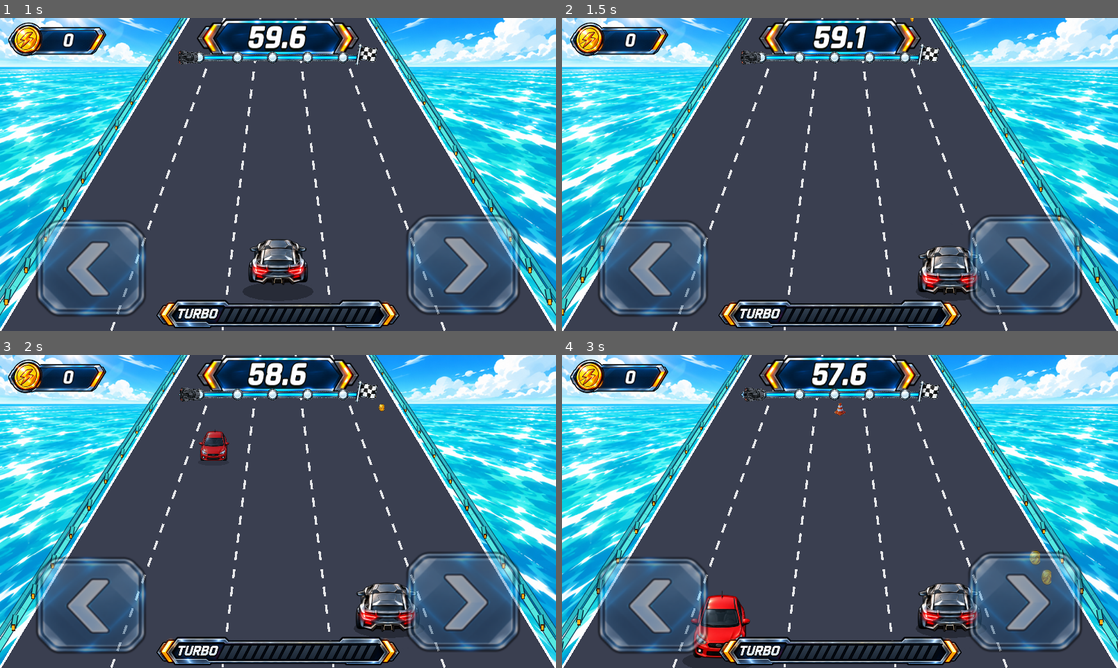
Above: before the commit, frames 1-4 (two rows, left to right).
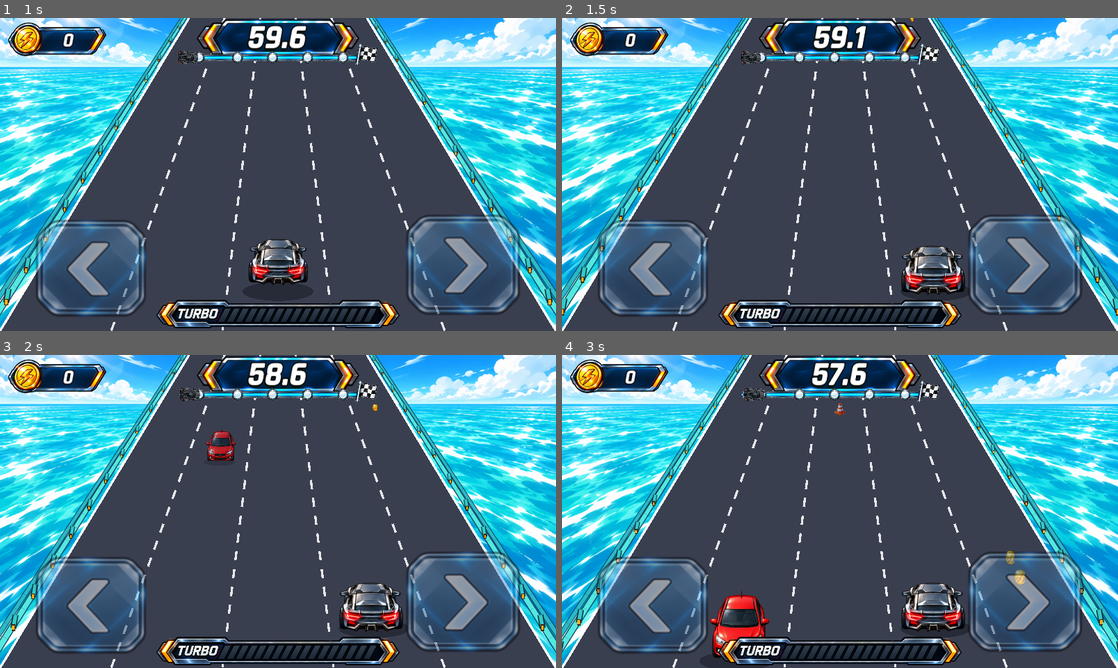
Above: after the commit, the same moments.

Repository: kjs8806/swerve
Game: Godot game, scene res://scenes/Main.tscn
Two runs of this game, one before a commit and one after it. Both use one fixed random seed, a clock stepped at 60 frames per second and the inputs below.
Inputs:
- Up to frame 1 (1 s): click "TAP TO START" at 0.5 s
- Up to frame 2 (1.5 s): tap Enter at 1.25, 1.35 s; hold Right from 1.28 s (still down)
- Up to frame 3 (2 s): keep holding Right; tap Space at 1.52 s
- Up to frame 4 (3 s): release Right at 2.03 s; hold Left 2.03-2.78 s; tap Enter at 2.1, 2.85 s; tap Space at 2.27 s; hold Right from 2.78 s (still down)

Frame 1 is identical in both runs. In frame 2, 1.7% of the frame differs, in the area x 60-76%, y 0-91%; in frame 3, 2.2%; in frame 4, 3.7%, in the area x 23-88%, y 62-97%.

Commit message:
Center vehicles on visible lane axes

Diff:
--- a/godot/scripts/Race.gd
+++ b/godot/scripts/Race.gd
@@ -286,8 +286,19 @@
 	var blend: float = lane_index - floor(lane_index)
 	return lerpf(_lane_center_fraction(lo), _lane_center_fraction(hi), blend)
 
+func road_half_width_at_y(screen_y: float) -> float:
+	# The visible road edges are linear between the horizon and screen bottom.
+	# Deriving width from screen Y keeps road objects on the same center axes.
+	var hy: float = horizon_y()
+	var road_height: float = maxf(1.0, get_h() - hy)
+	var screen_depth: float = (screen_y - hy) / road_height
+	return lerpf(half_width_at(0.0), half_width_at(1.0), screen_depth)
+
+
 func lane_x(lane_index: float, p: float) -> float:
-	return center_x() + lane_fraction(lane_index) * half_width_at(p)
+	var screen_y: float = row_y(p)
+	return center_x() + lane_fraction(lane_index) * road_half_width_at_y(screen_y)
+
 
 func row_y(p: float) -> float:
 	return lerp(horizon_y(), player_row_y(), ease_p(p))
Binary file changed: godot/assets/vehicles/player-gray-angle-sheet.png
Binary file changed: godot/assets/vehicles/traffic-red-angle-sheet.png
